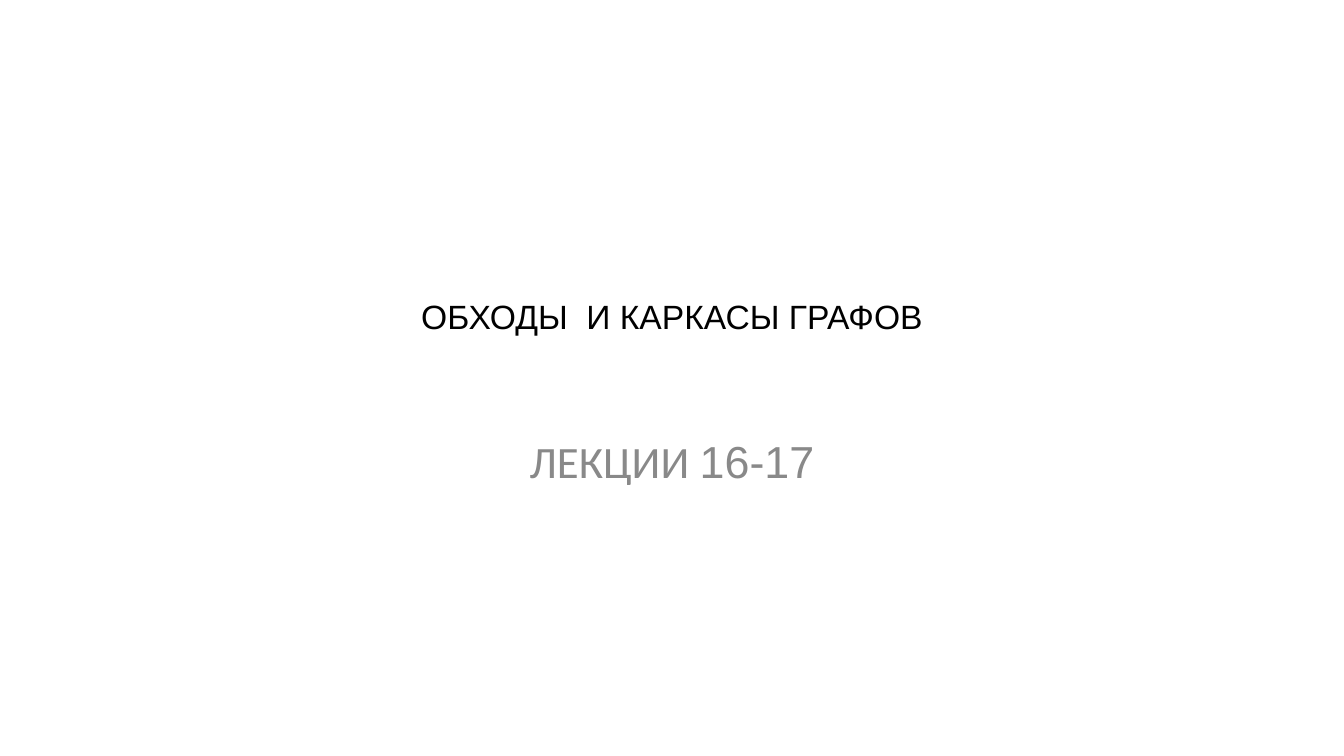
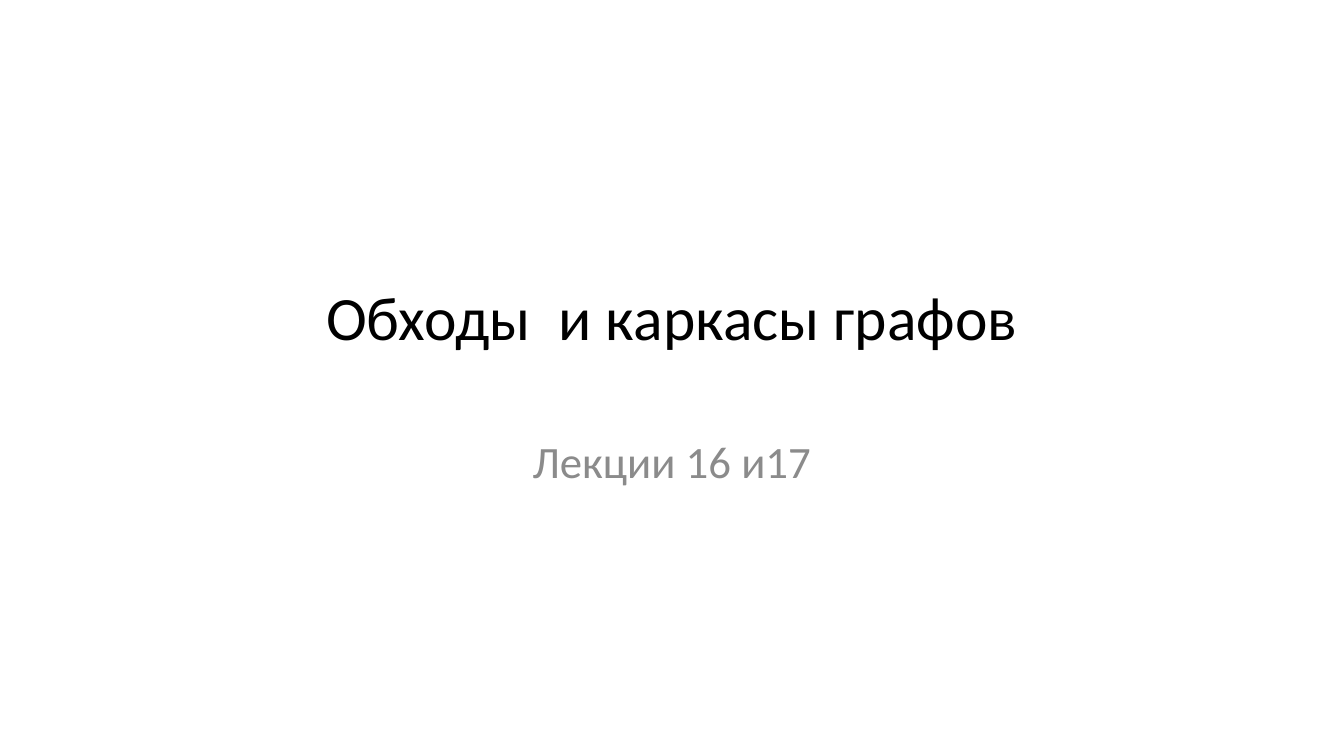
Before and after one commit to Evgueni-Petrov-aka-espetrov/Algorithms-and-Programming-in-C-pptx, a slide deck: slide 1 of 16 Обходы и каркасы графа.pptx. Drawn at 1344x756 pixels with LibreOffice and Linux fonts; fonts in the diff are those of the drawing. Boxes give left, top, right and bottom in pixels: in the first picture for what was removed or moved away, otherwise in the second. Text is boxed around its words. In the diff, an @@ line names an element or a change of style, - is before the commit and + after.

```diff
--- a/16 Обходы и каркасы графа.pptx
+++ b/16 Обходы и каркасы графа.pptx
@@ title at (326, 298, 1017, 350): text changed; size 24 to 44 pt; font Arial to Calibri @@
-ОБХОДЫ И КАРКАСЫ ГРАФОВ
+Обходы и каркасы графов
@@ subtitle at (533, 448, 811, 486): text changed; text colour #898989 to #8C8C8C @@
-ЛЕКЦИИ 16-17
+Лекции 16 и17
```
Also in this commit, not shown: 17 other slides changed, 12 slides added, 33 slides removed.
